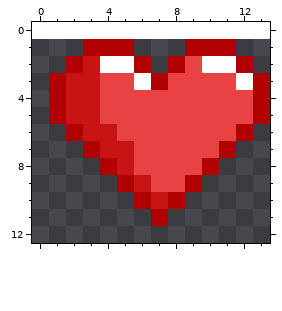
File history of a pixel-art sprite, TrickOrTreat/Assets/Sprites/pixil-frame-0.png. The picture above was drawn from the file before the commit.
The file is 14x12 pixels. Colours within 5 levels of each other are drawn and written as one. The old version is drawn lined up with the new one, on the new canvas.
Once edited:
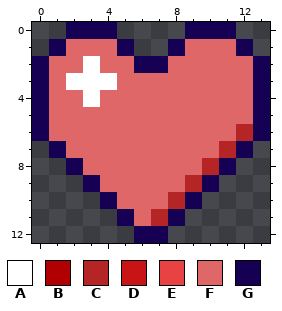
Palette (. is transparent): A #ffffff  B #b00001  C #b62525  D #c91415  E #e94243  F #e06767  G #160053
Difference:
canvas 14x12 -> 14x13, the old top-left corner now at 0,1
Changed rows in their new state; - is an unchanged pixel.
first column x 0:
 0 --GGG----GGG--
 1 -GFFFG--GFFFG-
 2 GFFAFFGGFFFFFG
 3 GFAAAFFFFFFFFG
 4 GFFAFFFFFFFFFG
 5 GFFFFFFFFFFFFG
 6 GFFFFFFFFFFFCG
 7 -GFFFFFFFFFCG-
 8 --GFFFFFFFCG--
 9 ---GFFFFFCG---
10 ----GFFFCG----
11 -----GFCG-----
12 ------GG------
